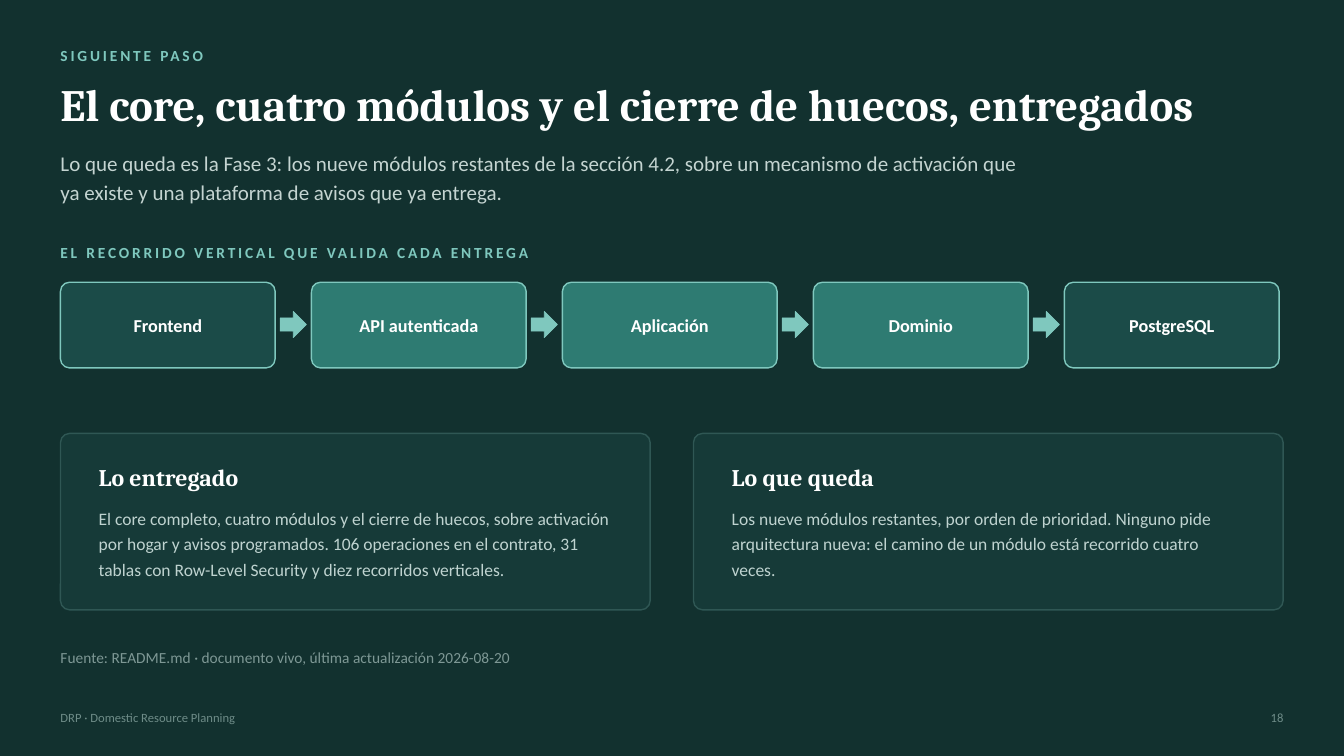
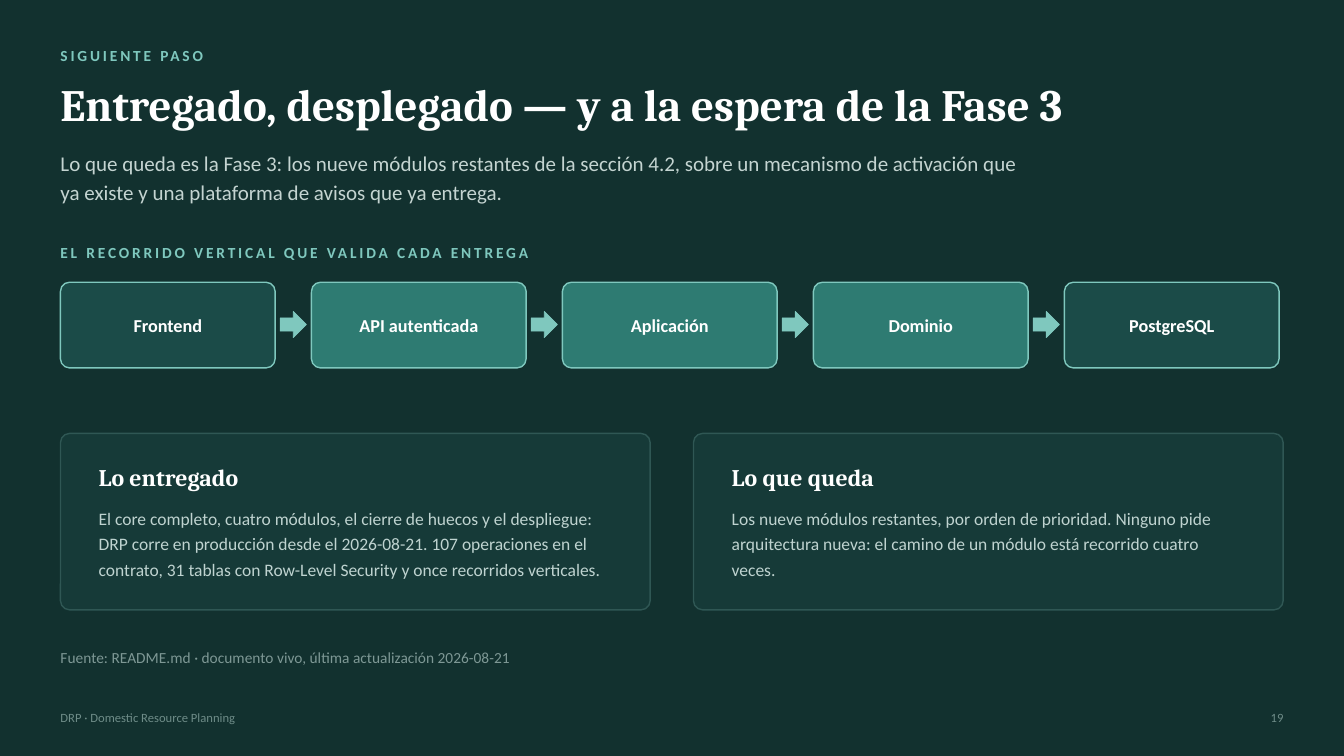
Before and after one commit to kikescribano/domestic_resource_planning, a slide deck: slide 20 of docs/common/marketing/presentations/DRP-resumen.pptx (slide 19 before the commit). Drawn at 1344x756 pixels with LibreOffice and Linux fonts; fonts in the diff are those of the drawing. Boxes give left, top, right and bottom in pixels: in the first picture for what was removed or moved away, otherwise in the second. Text is boxed around its words. In the diff, an @@ line names an element or a change of style, - is before the commit and + after.

```diff
--- a/docs/common/marketing/presentations/DRP-resumen.pptx
+++ b/docs/common/marketing/presentations/DRP-resumen.pptx
@@ text at bbox=[60, 90, 1063, 131]: text changed @@
-El core, cuatro módulos y el cierre de huecos, entregados
+Entregado, desplegado — y a la espera de la Fase 3
@@ text at bbox=[99, 513, 600, 579]: text changed @@
-El core completo, cuatro módulos y el cierre de huecos, sobre activación por hogar y avisos programados. 106 operaciones en el contrato, 31 tablas con Row-Level Security y diez recorridos verticales.
+El core completo, cuatro módulos, el cierre de huecos y el despliegue: DRP corre en producción desde el 2026-08-21. 107 operaciones en el contrato, 31 tablas con Row-Level Security y once recorridos verticales.
@@ text at bbox=[60, 652, 510, 665]: text changed @@
-Fuente: README.md · documento vivo, última actualización 2026-08-20
+Fuente: README.md · documento vivo, última actualización 2026-08-21
```
Also in this commit, not shown: 5 other slides changed, 1 slide added, 18 other files.
